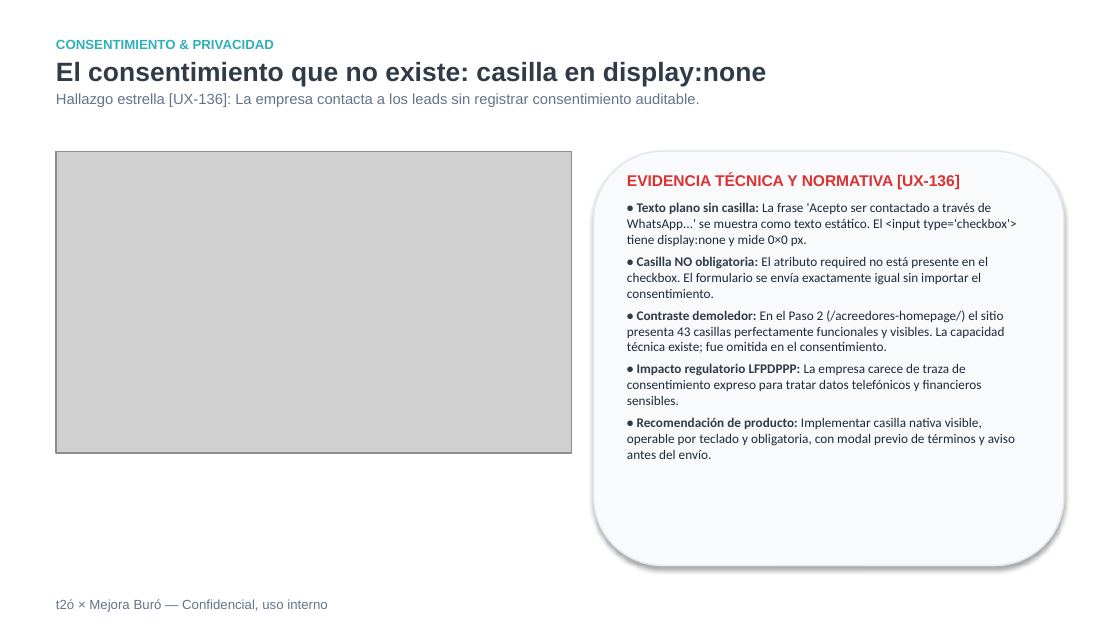
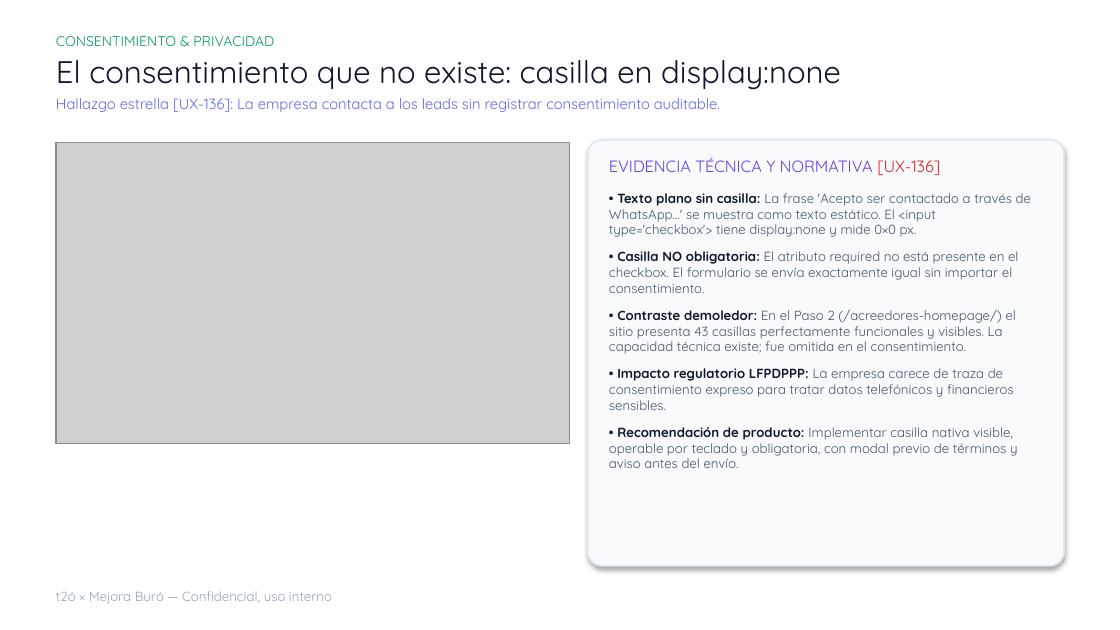
Before and after one commit to AmauriRodriguexX/mejora-tu-buro, a slide deck: slide 8 of entrega-final/auditoria-ux-mejoraburo-t2o.pptx (slide 7 before the commit). Drawn at 1120x630 pixels with LibreOffice and Linux fonts; fonts in the diff are those of the drawing; grey boxes stand for pictures; background and template pictures are left out. Boxes give left, top, right and bottom in pixels: in the first picture for what was removed or moved away, otherwise in the second. Text is boxed around its words. In the diff, an @@ line names an element or a change of style, - is before the commit and + after.

```diff
--- a/entrega-final/auditoria-ux-mejoraburo-t2o.pptx
+++ b/entrega-final/auditoria-ux-mejoraburo-t2o.pptx
@@ text "CONSENTIMIENTO & PRIVACIDAD" at [56,36,841,112]: size 8.5 to 9 pt, text colour #30AFB8 to #059669 in "CONSENTIMIENTO & PRIVACIDAD"; font Arial to Quicksand; bold off in "CONSENTIMIENTO & PRIVACIDAD", "El consentimiento que no existe: casilla en ..."; size 17 to 20 pt, text colour #313B48 to #0F172A in "El consentimiento que no existe: casilla en ..."; text colour #64748B to #6366F1 in "Hallazgo estrella [UX-136]: La empresa contacta a ..."; less space between paragraphs; more space between paragraphs @@
@@ picture: place and size @@
-picture at [56,151,571,454]
+picture at [56,142,569,444]
@@ rounded rectangle: place and size @@
-rounded rectangle at [594,151,1064,566]
+rounded rectangle at [588,140,1064,566]
@@ rounded rectangle at [588,140,1064,566]: outline #E2E8F0 1 pt to #E2E8F0 1.13 pt; proportions changed @@
@@ text "EVIDENCIA TÉCNICA Y NORMATIVA [UX-136]": place and size @@
-text "EVIDENCIA TÉCNICA Y NORMATIVA [UX-136]" at [627,174,1016,459]
+text "EVIDENCIA TÉCNICA Y NORMATIVA [UX-136]" at [609,158,1031,468]
@@ text "EVIDENCIA TÉCNICA Y NORMATIVA [UX-136]" at [609,158,1031,468]: size 10 to 10.5 pt, font Arial to Quicksand, bold off in "EVIDENCIA TÉCNICA Y NORMATIVA [UX-136]"; text colour #DC3232 to #6A3EE8 in "EVIDENCIA TÉCNICA Y NORMATIVA"; text colour #DC3232 to #DC2626 in "[UX-136]"; font Calibri to Quicksand; text colour #313B48 to #0F172A in "• Texto plano sin casilla:", "• Casilla NO obligatoria:", "• Contraste demoledor:", "• Impacto regulatorio LFPDPPP:" and 1 more places; text colour #1E293B to #475569 in "La frase 'Acepto ser contactado a través ...", "El atributo required no está presente en ...", "En el Paso 2 (/acreedores-homepage/) el sitio ...", "La empresa carece de traza de consentimiento ..." and 1 more places; less space between paragraphs; more space between paragraphs @@
@@ text "t2ó × Mejora Buró — ...": place and size @@
-text "t2ó × Mejora Buró — ..." at [56,599,327,612]
+text "t2ó × Mejora Buró — ..." at [56,591,332,604]
@@ text "t2ó × Mejora Buró — ..." at [56,591,332,604]: font Arial to Quicksand, text colour #64748B to #94A3B8 @@
```
Also in this commit, not shown: 22 other slides changed, 1 slide added, 2 slides removed, 5 other files.
